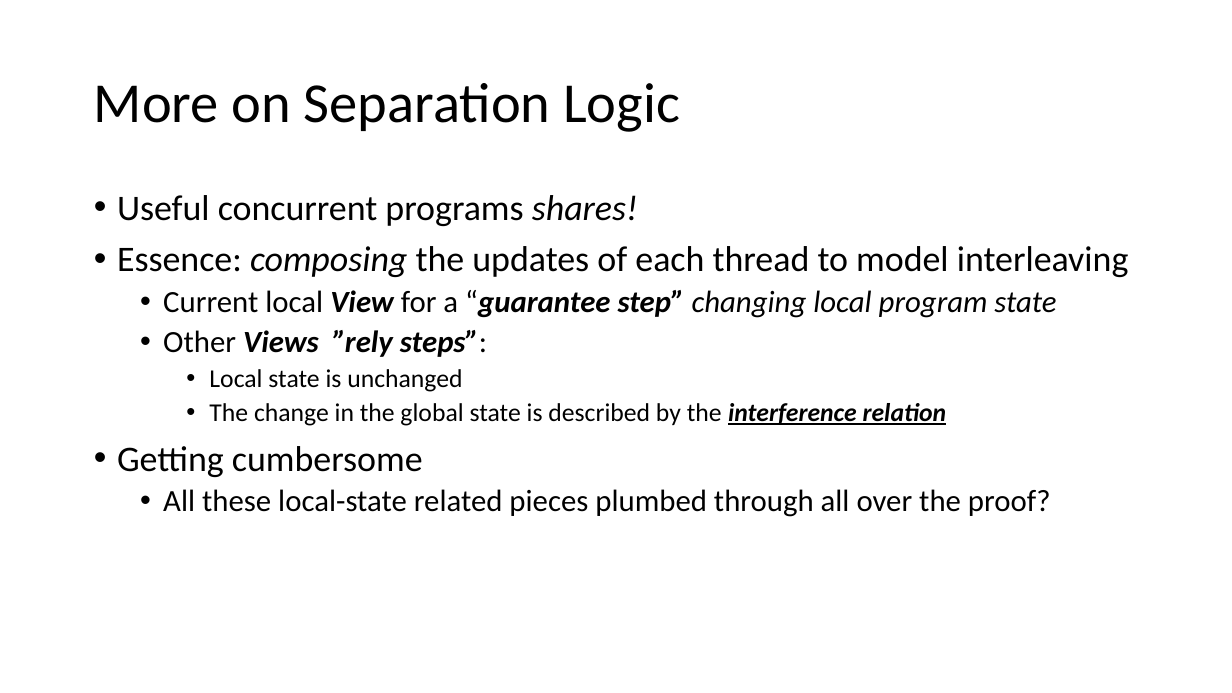
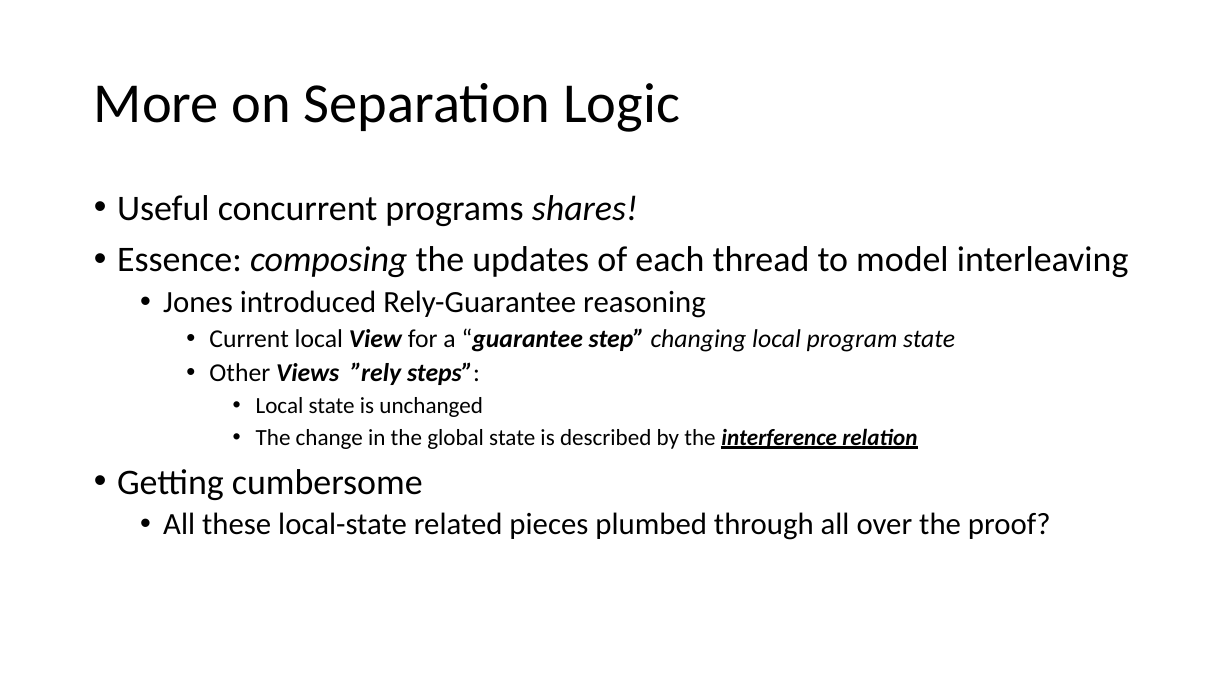
Before and after one commit to Contingent-Systems/modal_abstractions_presentations, a slide deck: slide 7 of thesis_proposal/proposal.pptx. Drawn at 1232x693 pixels with LibreOffice and Linux fonts; fonts in the diff are those of the drawing. Boxes give left, top, right and bottom in pixels: in the first picture for what was removed or moved away, otherwise in the second. Text is boxed around its words. In the diff, an @@ line names an element or a change of style, - is before the commit and + after.

```diff
--- a/thesis_proposal/proposal.pptx
+++ b/thesis_proposal/proposal.pptx
@@ text at (x1=163, y1=290, x2=706, y2=318): paragraph added @@
+  • Jones introduced Rely-Guarantee reasoning
@@ text at (x1=209, y1=328, x2=955, y2=449): size 24 to 20 pt in "Current local View for a “guarantee step” ...", "Other Views ”rely steps”:"; size 20 to 18 pt in "Local state is unchanged", "The change in the global state is ..."; list level 2 to 3 in "Current local View for a ..."; list level 2 to 3 in "Other Views ”rely steps”:"; list level 3 to 4 in "Local state is unchanged"; list level 3 to 4 in "The change in the global ..." @@
```
Also in this commit, not shown: 9 other slides changed, 1 slide added.
